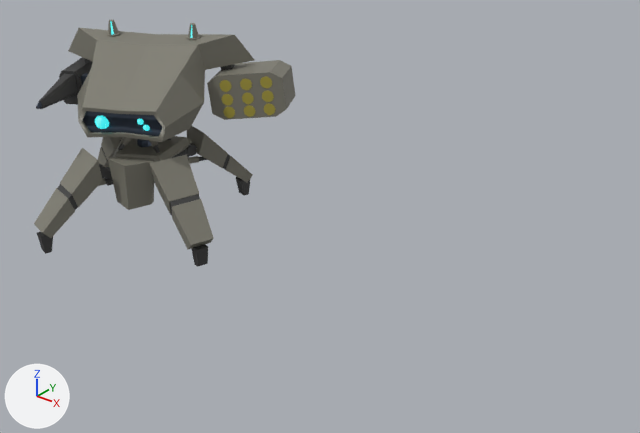
Before and after pictures for a commit that changed the FBX model Assets/Enemies/quadMech.fbx.
One viewpoint serves both versions: a 50 mm lens placed at (15.2, -22.9, 18.0), pointed at (-4.5, 1.8, 2.7). Every picture has the same lights, and +X, +Y and +Z are marked at lower left. Where no turn or scale is listed for an object, it has been applied to the vertices.

Names of what the first picture shows: 'Cockpit', 'Leg', 'Rifle', 'Spine', 'actuators', 'actuators.001', 'claw', 'frontplate', 'joint', 'legsBase', 'rocketLauncher', 'smallLeg'.
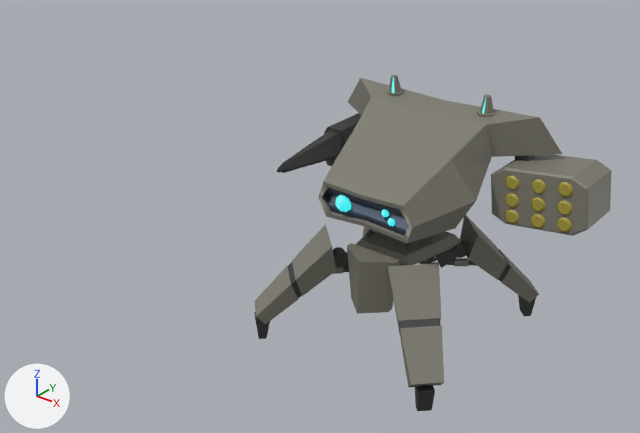
Where the newer file only moved an object's origin or applied its transform, the numbers keep the older frame.

Changed parts and their boxes [x1, y1, x2, y2] in the pictures (640 x 433 px):
```json
{"object": "Cockpit", "change": "moved, turned", "before": [68, 20, 254, 142], "after": [318, 75, 562, 244]}
{"object": "Leg", "change": "moved, turned", "before": [34, 125, 253, 249], "after": [254, 215, 539, 387]}
{"object": "rocketLauncher", "change": "moved, turned", "before": [207, 60, 295, 120], "after": [491, 155, 611, 236]}
{"object": "frontplate", "change": "moved, turned", "before": [108, 156, 155, 210], "after": [347, 243, 400, 314]}
{"object": "Rifle", "change": "moved, turned", "before": [36, 57, 92, 109], "after": [277, 113, 361, 173]}
{"object": "legsBase", "change": "moved, turned", "before": [113, 136, 192, 162], "after": [356, 231, 461, 266]}
{"object": "claw", "change": "moved, turned", "before": [37, 177, 250, 267], "after": [254, 295, 536, 411]}
{"object": "joint", "change": "moved, turned", "before": [99, 143, 197, 178], "after": [333, 239, 468, 267]}
{"object": "actuators.001", "change": "moved, turned", "before": [98, 156, 207, 186], "after": [333, 258, 477, 274]}
{"object": "smallLeg", "change": "moved, turned", "before": [105, 149, 190, 180], "after": [344, 248, 457, 269]}
{"object": "actuators", "change": "moved, turned", "before": [118, 137, 171, 153], "after": [366, 229, 412, 251]}
{"object": "Spine", "change": "moved", "before": [137, 139, 151, 147], "on screen": "not visible afterwards"}
{"object": "cable", "change": "moved", "after": [419, 258, 437, 264], "on screen": "not visible before"}
{"object": "otherjoint", "change": "moved", "after": [426, 255, 436, 261], "on screen": "not visible before"}
```

Edits to the scene script, one JSON object a line:
```json
{"op": "set", "path": "ob_leg.location", "old": "(-14.58, -2.37, 2.45)", "new": "(-2.33, -1.81, 2.45)"}
{"op": "set", "path": "ob_leg.rotation_euler", "old": "(0.0, 0.815, 1.288)", "new": "(0.0, 0.815, 0.8)", "note": "degrees (0, 47, 74) -> degrees (0, 47, 46)"}
{"op": "set", "path": "ob_claw.location", "old": "(-14.99, -3.83, 0.55)", "new": "(-3.38, -2.91, 0.55)"}
{"op": "set", "path": "ob_claw.rotation_euler", "old": "(0.0, 0.0335, 1.288)", "new": "(0.0, 0.0335, 0.8)", "note": "degrees (0, 1.9, 74) -> degrees (0, 1.9, 46)"}
{"op": "set", "path": "ob_actuators_001.location", "old": "(-14.39, -1.19, 2.45)", "new": "(-1.61, -0.86, 2.45)"}
{"op": "set", "path": "ob_actuators_001.rotation_euler", "old": "(1.327, -1.639, -0.165)", "new": "(1.327, -1.639, -0.654)", "note": "degrees (76, -94, -9.5) -> degrees (76, -94, -37)"}
{"op": "set", "path": "ob_frontplate.location", "old": "(-12.9, -0.51, 2.72)", "new": "(0.03, -0.96, 2.72)"}
{"op": "set", "path": "ob_frontplate.rotation_euler", "old": "(0.0, 0.0, 0.503)", "new": "(0.0, 0.0, 0.0143)", "note": "degrees (0, 0, 29) -> degrees (0, 0, 0.8)"}
{"op": "set", "path": "ob_legsbase.location", "old": "(-13.37, 0.31, 0.0)", "new": "(-0.01, -0.02, 0.0)"}
{"op": "set", "path": "ob_legsbase.rotation_euler", "old": "(0.0, 0.0, 0.503)", "new": "(0.0, 0.0, 0.0143)", "note": "degrees (0, 0, 29) -> degrees (0, 0, 0.8)"}
{"op": "set", "path": "ob_otherjoint.location", "old": "(-13.4, 0.34, 5.65)", "new": "(-0.02, 0.03, 5.65)"}
{"op": "set", "path": "ob_joint.location", "old": "(-13.73, -0.77, 5.69)", "new": "(-0.83, -0.8, 5.69)"}
{"op": "set", "path": "ob_joint.rotation_euler", "old": "(-0.0175, 0.0, 0.503)", "new": "(-0.0175, 0.0, 0.0143)", "note": "degrees (-1, 0, 29) -> degrees (-1, 0, 0.8)"}
{"op": "set", "path": "ob_smallleg.location", "old": "(-14.13, -0.59, 2.72)", "new": "(-1.1, -0.46, 2.72)"}
{"op": "set", "path": "ob_smallleg.rotation_euler", "old": "(0.0, 2.02, 1.288)", "new": "(0.0, 2.02, 0.8)", "note": "degrees (0, 116, 74) -> degrees (0, 116, 46)"}
{"op": "set", "path": "ob_cockpit.location", "old": "(-13.18, -0.06, 5.7)", "new": "(-0.01, -0.43, 5.7)"}
{"op": "set", "path": "ob_cockpit.rotation_euler", "old": "(0.175, 0.0, 0.503)", "new": "(0.175, 0.0, 0.0143)", "note": "degrees (10, 0, 29) -> degrees (10, 0, 0.8)"}
{"op": "set", "path": "ob_cable.location", "old": "(-13.91, -0.39, 2.49)", "new": "(-0.81, -0.39, 2.49)"}
{"op": "set", "path": "ob_rifle.location", "old": "(-17.99, 1.23, 5.84)", "new": "(-3.65, 2.96, 5.84)"}
{"op": "set", "path": "ob_rifle.rotation_euler", "old": "(0.0, 0.0, 0.503)", "new": "(0.0, 0.0, 0.0143)", "note": "degrees (0, 0, 29) -> degrees (0, 0, 0.8)"}
{"op": "set", "path": "ob_spine.location", "old": "(-13.74, 0.99, 4.33)", "new": "(-0.01, 0.75, 4.33)"}
{"op": "set", "path": "ob_actuators.location", "old": "(-14.01, 0.24, 4.08)", "new": "(-0.6, 0.22, 4.08)"}
{"op": "set", "path": "ob_actuators.rotation_euler", "old": "(-0.096, 0.81, 1.091)", "new": "(-0.096, 0.81, 0.603)", "note": "degrees (-5.5, 46, 63) -> degrees (-5.5, 46, 35)"}
{"op": "set", "path": "ob_rocketlauncher.location", "old": "(-10.56, 4.25, 5.74)", "new": "(4.32, 2.14, 5.74)"}
{"op": "set", "path": "ob_rocketlauncher.rotation_euler", "old": "(1.571, 0.0, 0.502)", "new": "(1.571, 0.0, 0.0132)", "note": "degrees (90, 0, 29) -> degrees (90, 0, 0.8)"}
```
